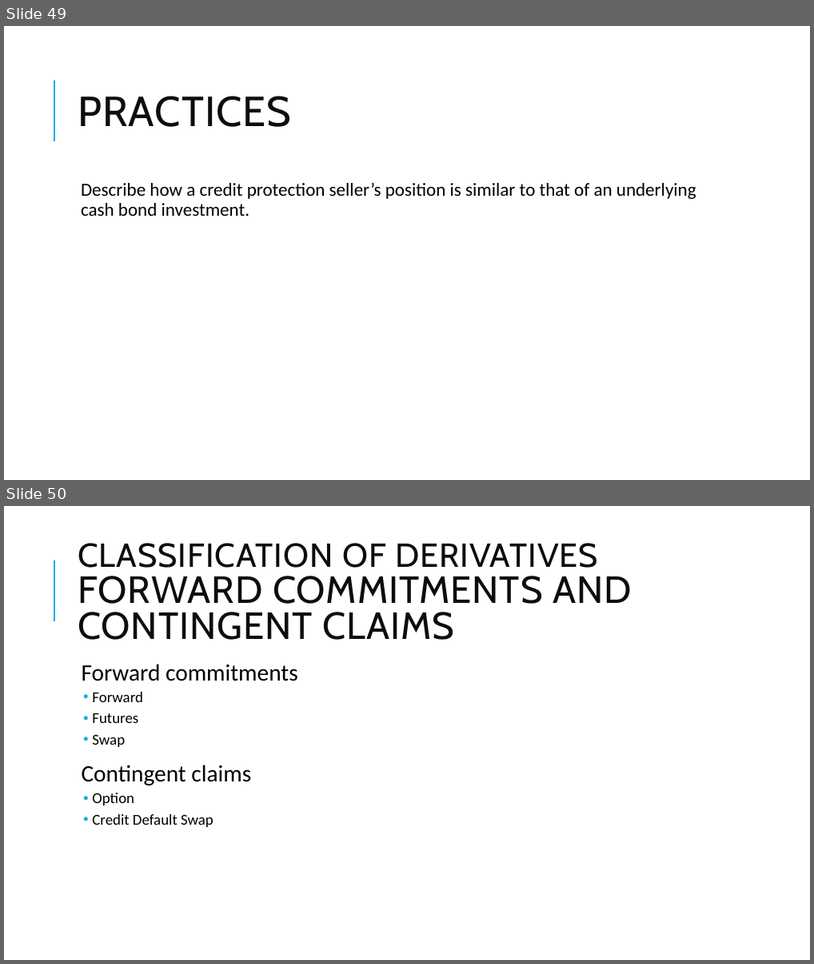
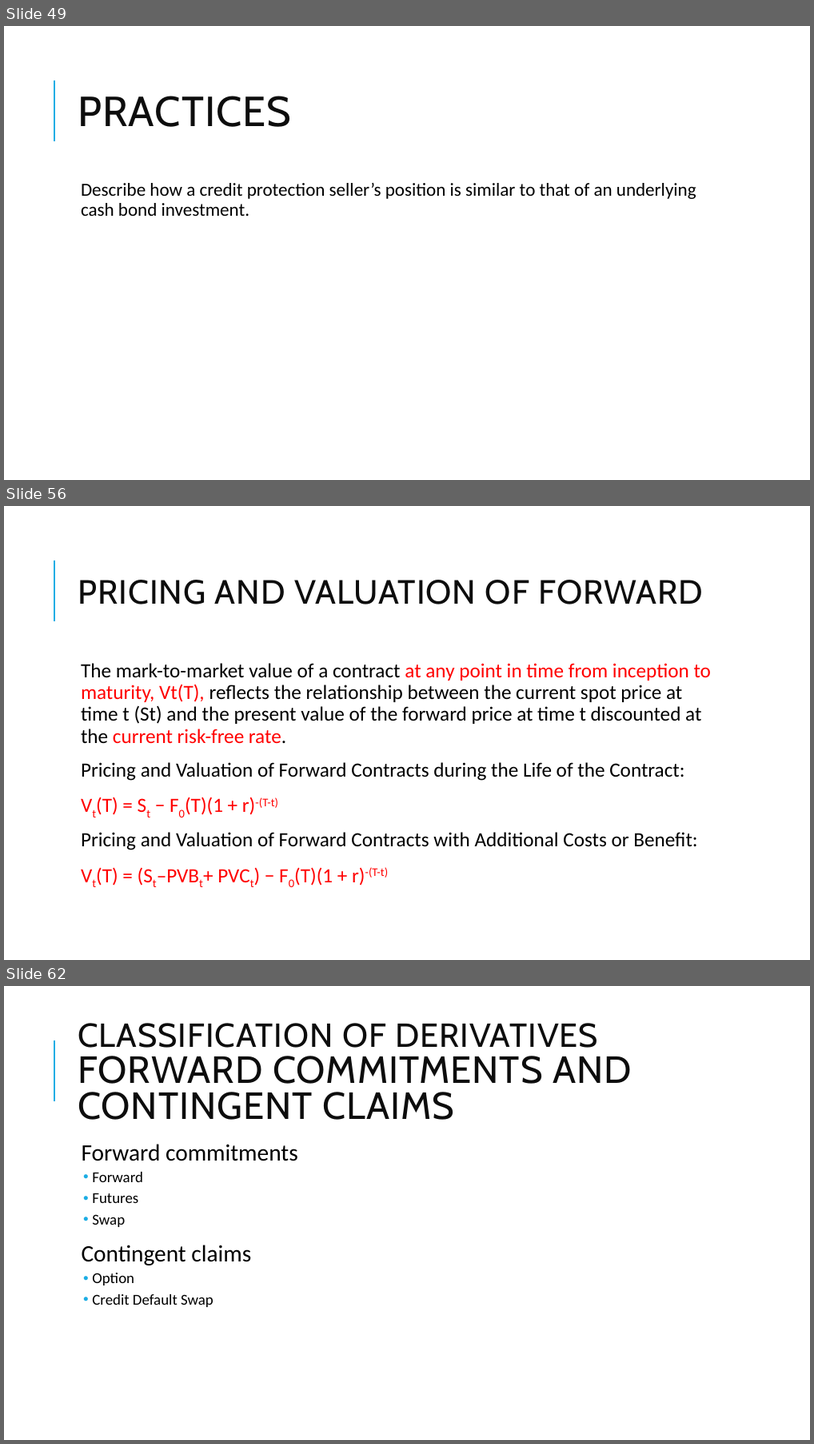
Before and after one commit to Isco0530/data, a slide deck: Derivatives.pptx. Shown one above the other, each under a label of ours: slides 49 and 50 before the commit, slides 49, 56 and 62 after it; the slides between them are not shown. The pictures are 814x964 and 814x1444 pixels, drawn with LibreOffice and Linux fonts; fonts in the diff are those of the drawing; background and template pictures are left out. Boxes give left, top, right and bottom in pixels: in the first picture for what was removed or moved away, otherwise in the second. Text is boxed around its words. In the diff, an @@ line names an element or a change of style, - is before the commit and + after.

```diff
--- a/Derivatives.pptx
+++ b/Derivatives.pptx
@@ slide 56 added at <box>4,506,810,960</box>, background #FFFFFF; not listed: 1 template element that a slide beside it also shows @@
@@ title added at <box>78,580,703,604</box>, 40 pt, text #0D0D0D @@
+PRICING AND VALUATION OF FORWARD
@@ text added at <box>81,663,711,887</box>, 24 pt, text #000000 @@
+  The mark-to-market value of a contract at any point in time from inception to maturity, Vt(T), reflects the relationship between the current spot price at time t (St) and the present value of the forward price at time t discounted at the current risk-free rate.
+  Pricing and Valuation of Forward Contracts during the Life of the Contract:
+  Vt(T) = St − F0(T)(1 + r)-(T-t)
+  Pricing and Valuation of Forward Contracts with Additional Costs or Benefit:
+  Vt(T) = (St–PVBt+ PVCt) − F0(T)(1 + r)-(T-t)
@@ what was slide 50 is now slide 62 @@
```
Also in this commit, not shown: 11 other slides added, 1 other file.
